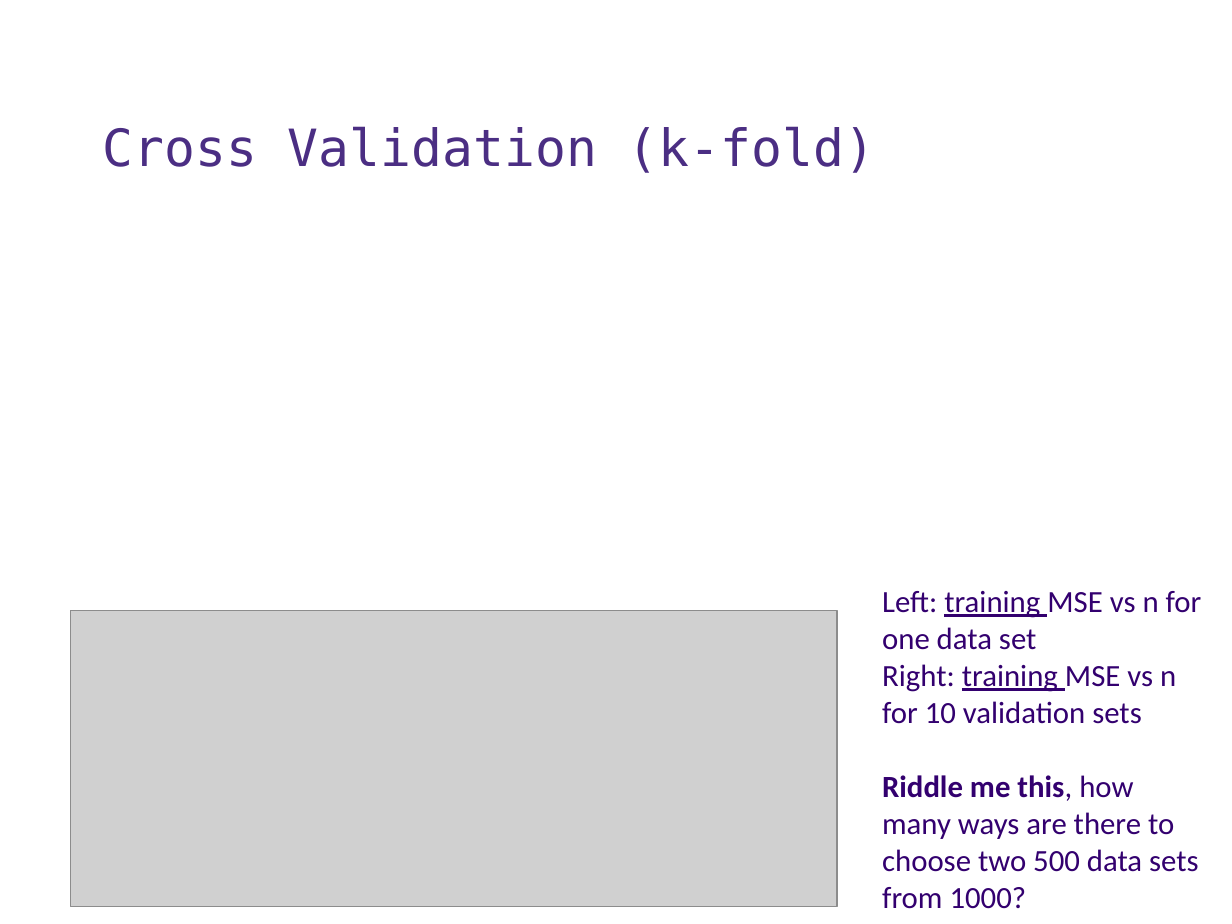
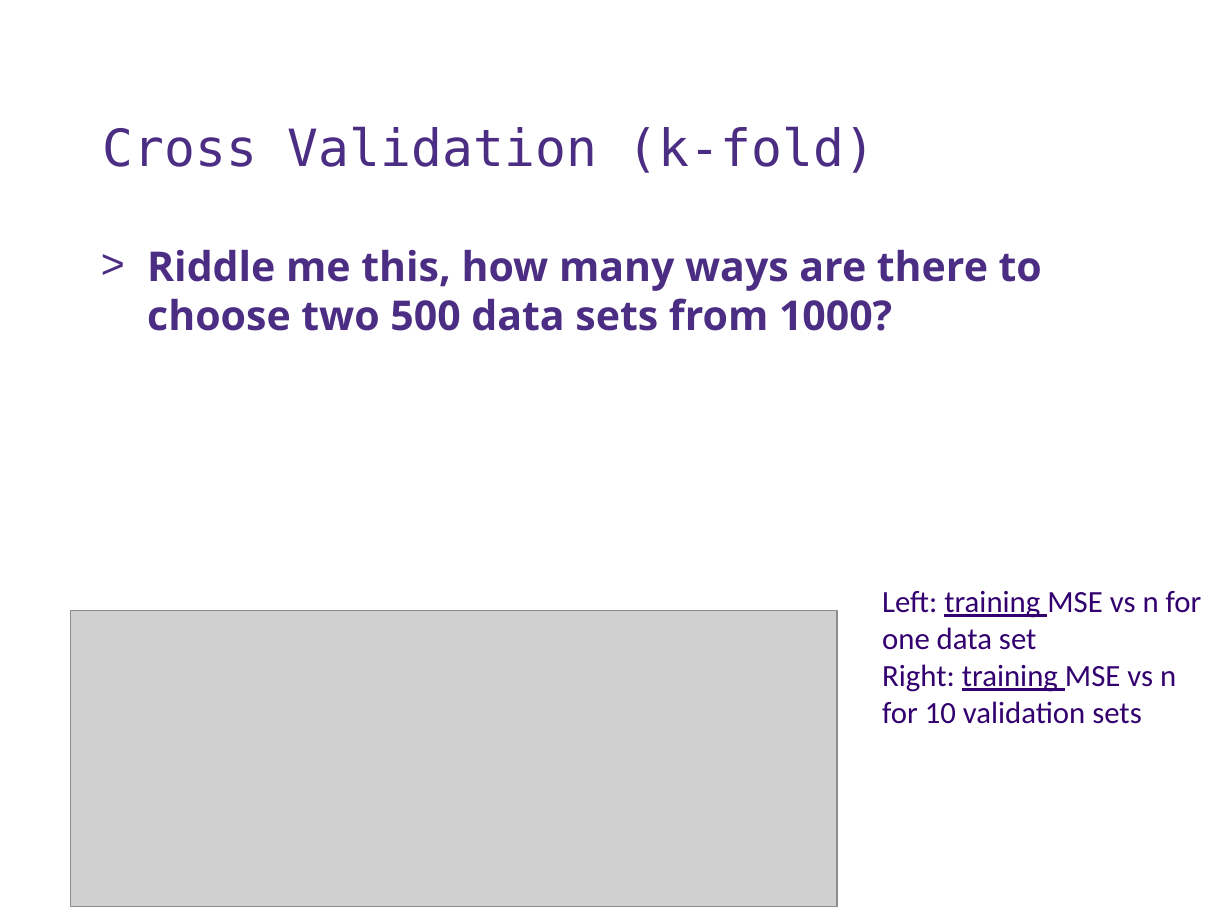
Before and after one commit to UWDIRECT/UWDIRECT.github.io, a slide deck: slide 6 of Wi18_content/DSMCER/L11.SubsetsRegularlization.pptx (slide 5 before the commit). Drawn at 1232x924 pixels with LibreOffice and Linux fonts; fonts in the diff are those of the drawing; grey boxes stand for pictures; background and template pictures are left out. Boxes give left, top, right and bottom in pixels: in the first picture for what was removed or moved away, otherwise in the second. Text is boxed around its words. In the diff, an @@ line names an element or a change of style, - is before the commit and + after.

```diff
--- a/Wi18_content/DSMCER/L11.SubsetsRegularlization.pptx
+++ b/Wi18_content/DSMCER/L11.SubsetsRegularlization.pptx
@@ text added at (x1=147, y1=249, x2=1042, y2=331), 24 pt, text #4B2E83, bold @@
+> Riddle me this, how many ways are there to choose two 500 data sets from 1000?
@@ text at (x1=882, y1=775, x2=1199, y2=909): paragraph removed @@
-Riddle me this, how many ways are there to choose two 500 data sets from 1000?
```
Also in this commit, not shown: 7 other slides changed, 8 slides added.
